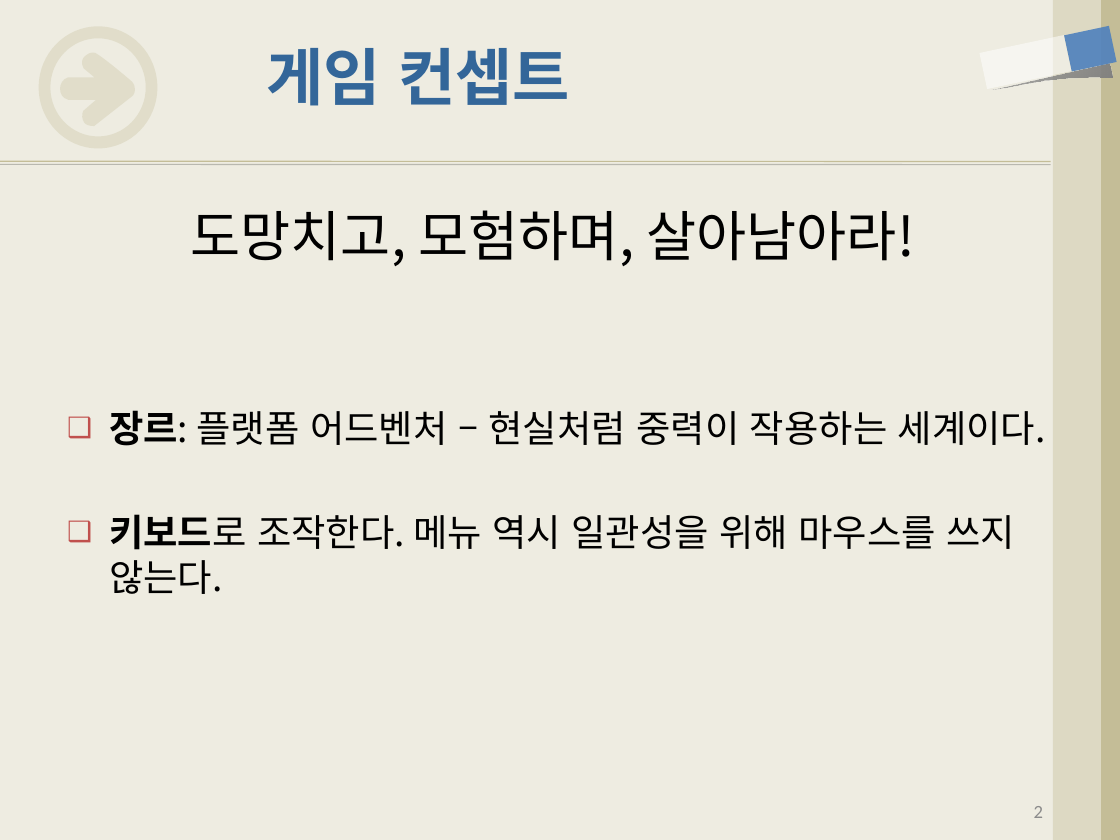
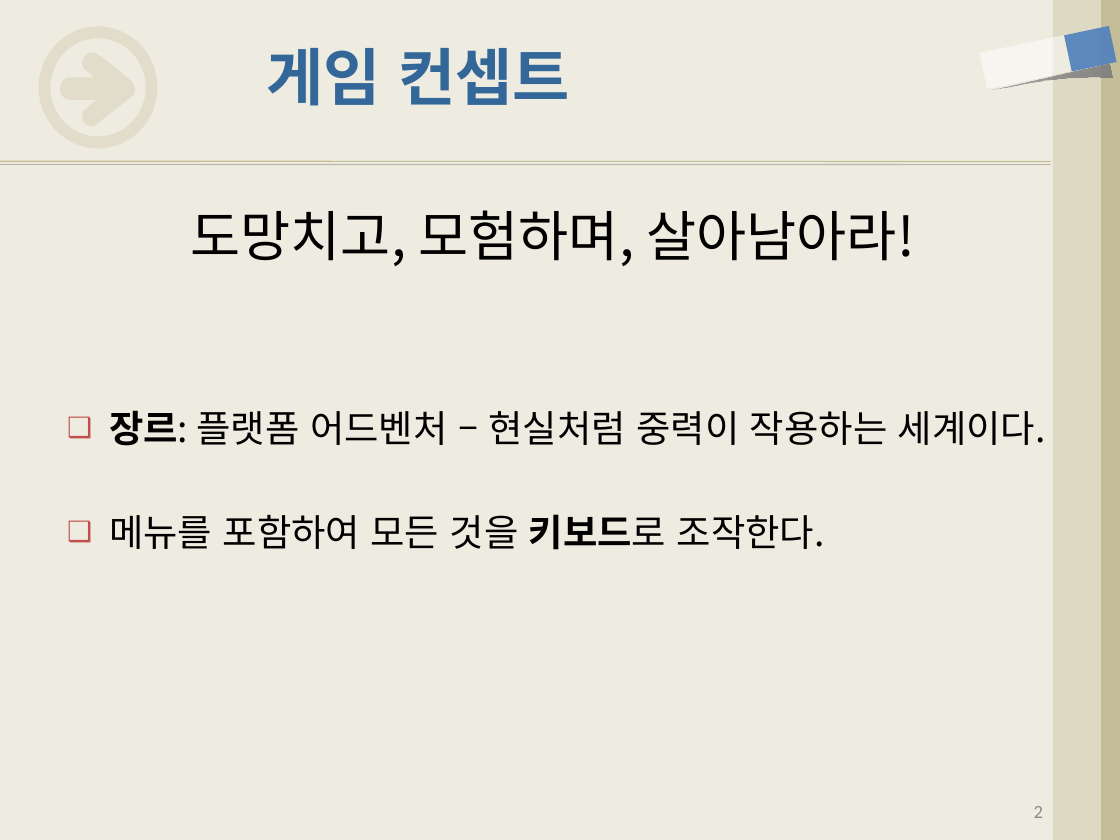
Before and after one commit to iconstudio/2017-Platformer, a slide deck: slide 2 of slides/Exodus_20171105.pptx. Drawn at 1120x840 pixels with LibreOffice and Linux fonts; fonts in the diff are those of the drawing. Boxes give left, top, right and bottom in pixels: in the first picture for what was removed or moved away, otherwise in the second. Text is boxed around its words. In the diff, an @@ line names an element or a change of style, - is before the commit and + after.

```diff
--- a/slides/Exodus_20171105.pptx
+++ b/slides/Exodus_20171105.pptx
@@ text at (109,514,825,550): text changed @@
-❑ 키보드로 조작한다. 메뉴 역시 일관성을 위해 마우스를 쓰지 않는다.
+❑ 메뉴를 포함하여 모든 것을 키보드로 조작한다.
```
Also in this commit, not shown: 3 other slides changed, 1 other file.
